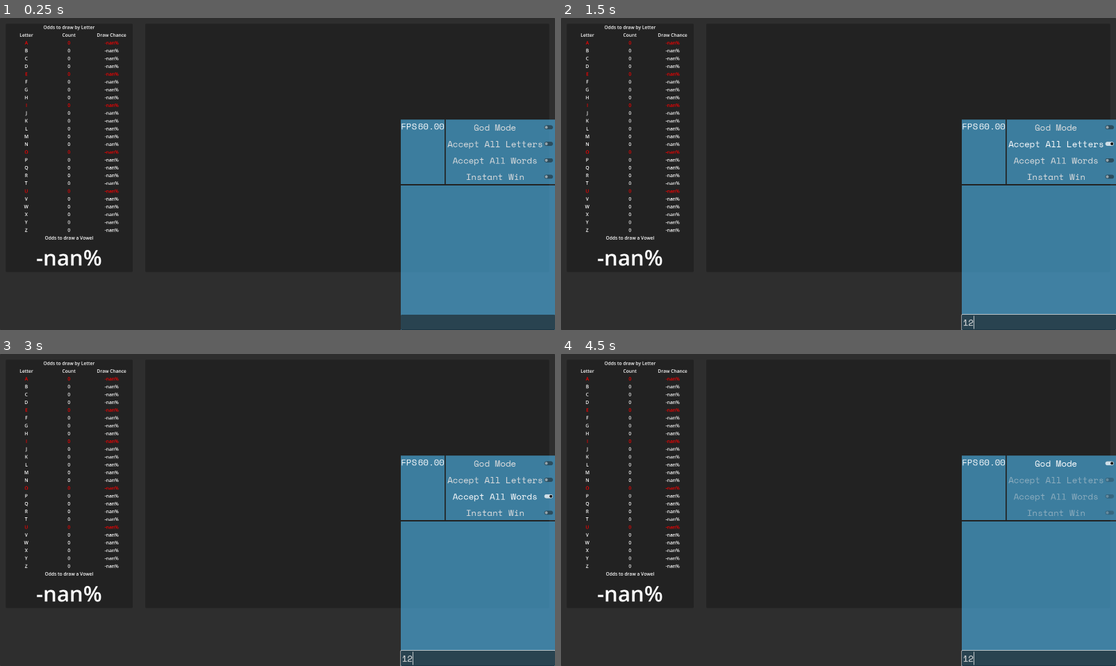
Above: before the commit, frames 1-4 (two rows, left to right).
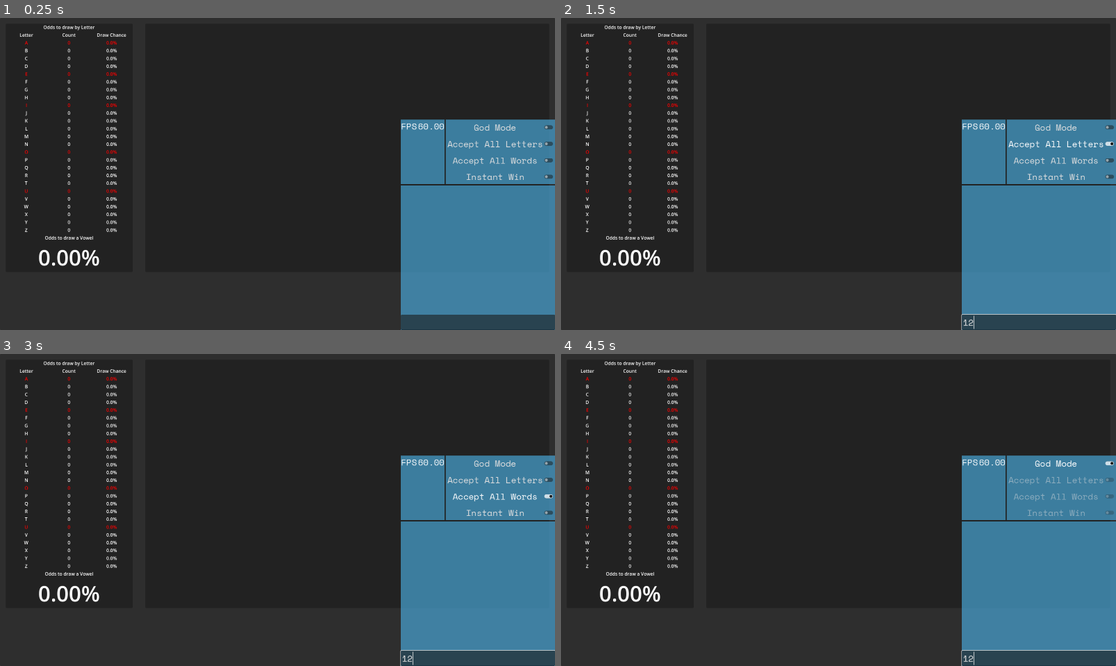
Above: after the commit, the same moments.

Repository: LucasMc17/CRYPTr
Game: Godot game, scene res://slices/run/pause/screens/stack_menu/stack_menu.tscn
Two runs of this game, one before a commit and one after it. Both use one fixed random seed, a clock stepped at 60 frames per second and the inputs below. This scene is started directly instead of the project's main scene.
Inputs (mouse positions are in pixels of both pictures, inside the frame that each line leads up to):
- Up to frame 1 (0.25 s): no input
- Up to frame 2 (1.5 s): click (1038, 323) at 0.52 s; type "12" at 0.6 s; click "Accept All Letters" at 1.25 s
- Up to frame 3 (3 s): click "Accept All Letters" at 2 s; click "Accept All Words" at 2.75 s
- Up to frame 4 (4.5 s): click "Accept All Words" at 3.5 s; click "God Mode" at 4.25 s

The runs differ from the first frame. In frame 1, 0.8% of the frame differs, in the area x 6-22%, y 7-80%; in frame 2, 0.8%; in frame 3, 0.8%; in frame 4, 0.8%.

Commit message:
edge case testing and alphabetizing stack preview

Diff:
--- a/slices/run/pause/screens/stack_menu/cryptograph_grid.gd
+++ b/slices/run/pause/screens/stack_menu/cryptograph_grid.gd
@@ -4,10 +4,13 @@
 
 ## Clear out the grid, and then fill with cryptographs from provided array of resources.
 func initialize(stack : Array[CryptographRes]) -> void:
+	var stack_to_use = stack.duplicate()
+	stack_to_use.sort_custom(func (a, b) -> bool: return a.letter.character < b.letter.character)
+
 	for child in get_children():
 		child.queue_free()
 
-	for cryptograph in stack:
+	for cryptograph in stack_to_use:
 		var scene = cryptograph_scene.instantiate()
 		scene.resource = cryptograph
 		add_child(scene)
--- a/slices/run/pause/screens/stack_menu/letter_odds_panel.gd
+++ b/slices/run/pause/screens/stack_menu/letter_odds_panel.gd
@@ -6,5 +6,5 @@
 func update_odds(stack : Array[CryptographRes]) -> void:
 	for child in letter_odds_holder.get_children():
 		var count = stack.filter(func (cryptograph): return cryptograph.letter.character == child.letter).size()
-		var odds = float(count) / float(stack.size()) * 100.0
+		var odds = float(count) / float(stack.size()) * 100.0 if stack.size() > 0 else 0.0
 		child.update_count_and_odds(count, odds)
--- a/slices/run/pause/screens/stack_menu/vowel_odds.gd
+++ b/slices/run/pause/screens/stack_menu/vowel_odds.gd
@@ -3,5 +3,5 @@
 @onready var odds_label = %Odds
 
 func update_odds(stack : Array[CryptographRes]) -> void:
-	var odds = float(stack.filter(func (cryptograph): return "AEIOU".contains(cryptograph.letter.character) ).size()) / float(stack.size()) * 100
+	var odds = float(stack.filter(func (cryptograph): return "AEIOU".contains(cryptograph.letter.character) ).size()) / float(stack.size()) * 100 if stack.size() > 0 else 0.0
 	odds_label.text = "%0.2f" % odds + "%"
--- a/slices/run/states/encounter/scoring_module.gd
+++ b/slices/run/states/encounter/scoring_module.gd
@@ -191,6 +191,7 @@
 
 	## Checks for a perfect pangram by confirming that the length of the word is the player's hand size (assumes word has already passed pangram check).
 	static func is_perfectigram(word : String) -> bool:
+		# NOTE: logic here might be too simplistic. Just scored a perfectigram with "DROLLY" because by current hand was D L R O Y L.
 		return word.length() == Player.HAND_SIZE
 
 
